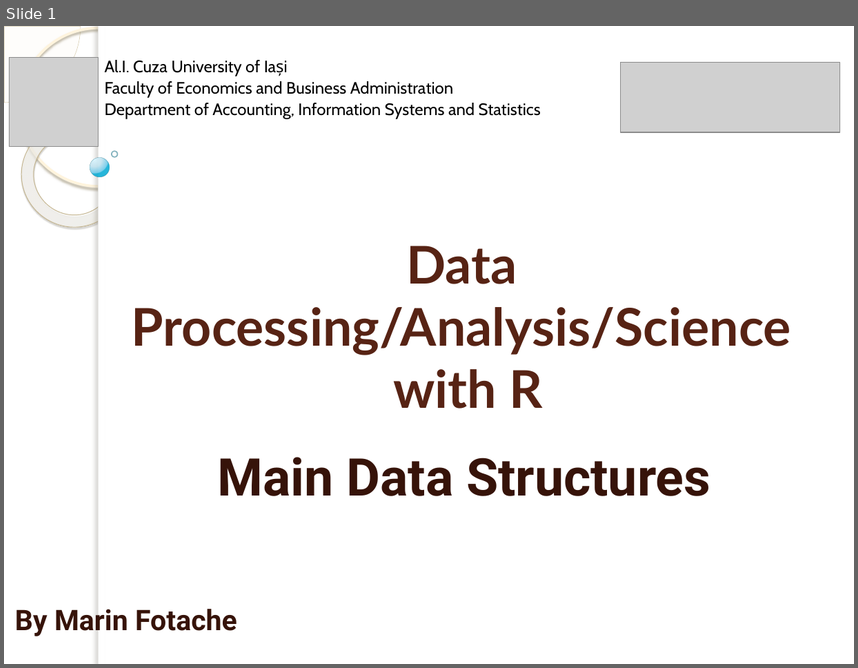
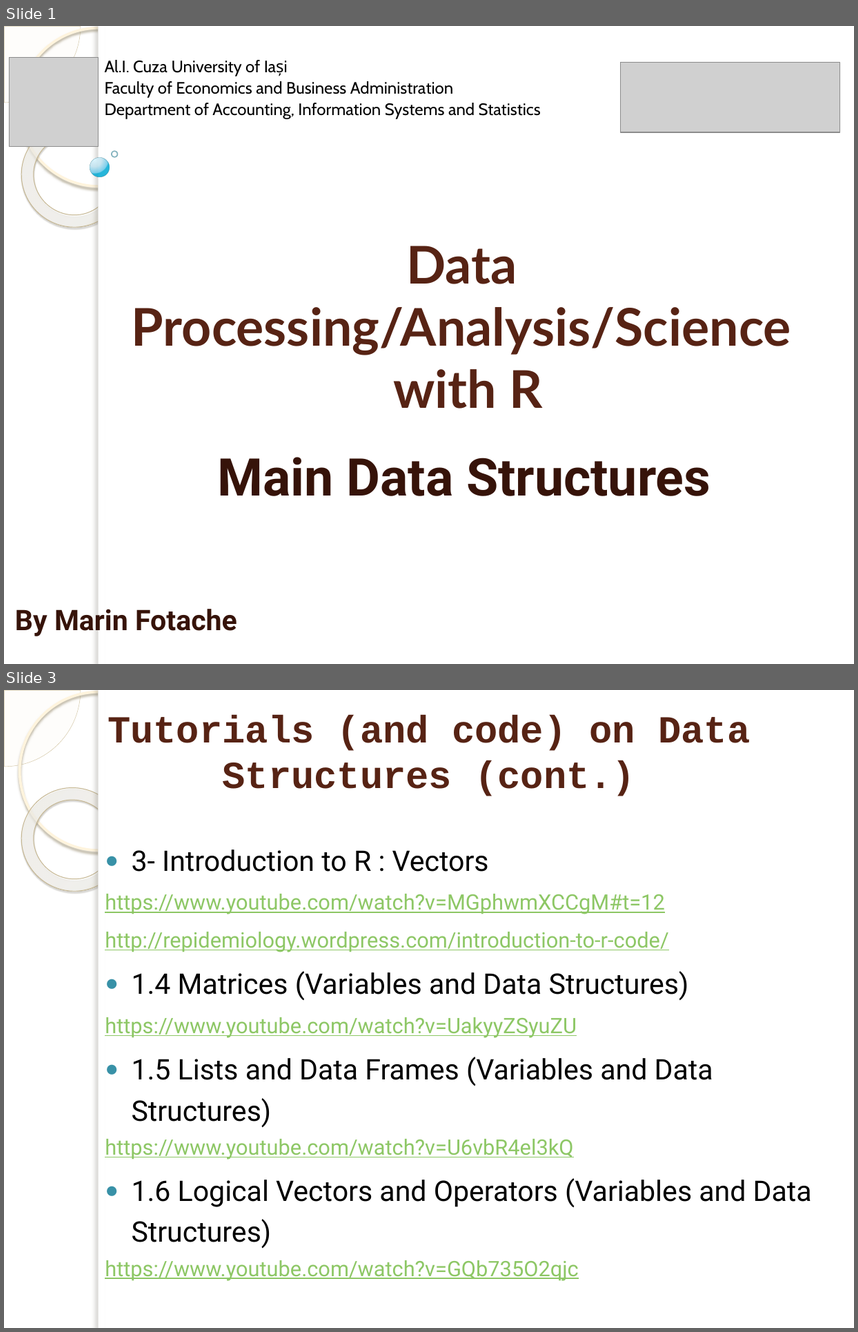
Before and after one commit to marinfotache/Data-Processing-Analysis-Science-with-R, a slide deck: 01 R_Introduction_Data Structures/01c_Data_Structures.pptx. Shown one above the other, each under a label of ours: slide 1 before the commit, slides 1 and 3 after it; the slides between them are not shown. The pictures are 858x668 and 858x1332 pixels, drawn with LibreOffice and Linux fonts; fonts in the diff are those of the drawing; grey boxes stand for pictures; background and template pictures are left out. Boxes give left, top, right and bottom in pixels: in the first picture for what was removed or moved away, otherwise in the second. Text is boxed around its words. In the diff, an @@ line names an element or a change of style, - is before the commit and + after.

```diff
--- a/01 R_Introduction_Data Structures/01c_Data_Structures.pptx
+++ b/01 R_Introduction_Data Structures/01c_Data_Structures.pptx
@@ slide 3 added at (4,690,854,1328), background picture (left out); not listed: 5 template elements that a slide beside it also shows @@
@@ title added at (107,715,750,796), 32.4 pt, text #572314, bold @@
+Tutorials (and code) on Data Structures (cont.)
@@ text added at (105,849,812,1281), 18 pt, text #8DC765, underline @@
+● 3- Introduction to R : Vectors
+https://www.youtube.com/watch?v=MGphwmXCCgM#t=12
+http://repidemiology.wordpress.com/introduction-to-r-code/
+● 1.4 Matrices (Variables and Data Structures)
+https://www.youtube.com/watch?v=UakyyZSyuZU
+● 1.5 Lists and Data Frames (Variables and Data Structures)
+https://www.youtube.com/watch?v=U6vbR4el3kQ
+● 1.6 Logical Vectors and Operators (Variables and Data Structures)
+https://www.youtube.com/watch?v=GQb735O2qjc
```
Also in this commit, not shown: 2 slides changed, 1 slide removed.
